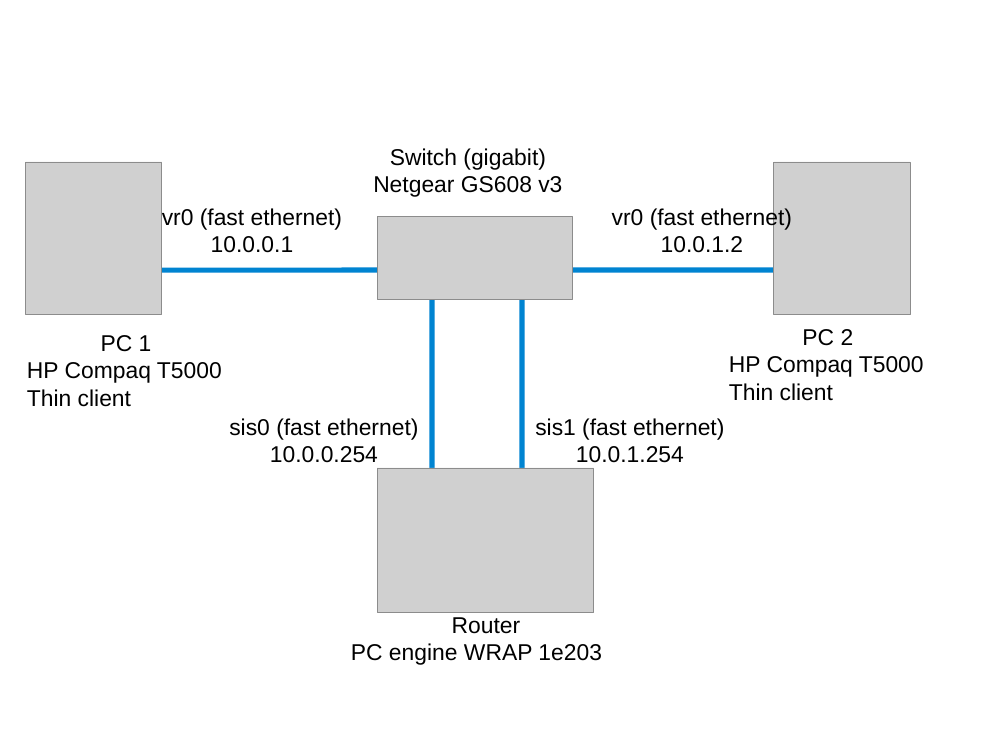
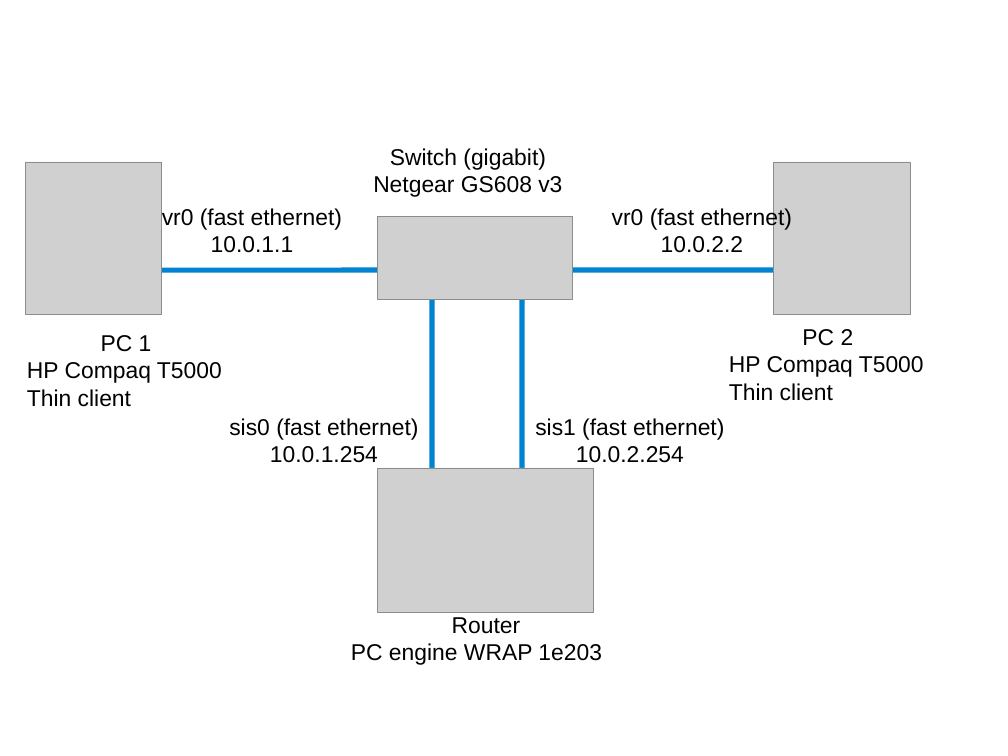
Before and after one commit to wwaites/bsdrp-old, a slide deck: slide 10 of docs/labs.examples.odp (slide 7 before the commit). Drawn at 1008x756 pixels with LibreOffice and Linux fonts; fonts in the diff are those of the drawing; grey boxes stand for pictures. Boxes give left, top, right and bottom in pixels: in the first picture for what was removed or moved away, otherwise in the second. Text is boxed around its words. In the diff, an @@ line names an element or a change of style, - is before the commit and + after.

```diff
--- a/docs/labs.examples.odp
+++ b/docs/labs.examples.odp
@@ text at [211,236,294,253]: text changed @@
-10.0.0.1
+10.0.1.1
@@ text at [661,236,744,253]: text changed @@
-10.0.1.2
+10.0.2.2
@@ text at [270,446,378,463]: text changed @@
-10.0.0.254
+10.0.1.254
@@ text at [576,446,684,463]: text changed @@
-10.0.1.254
+10.0.2.254
```
Also in this commit, not shown: 2 other slides changed, 4 slides added.
